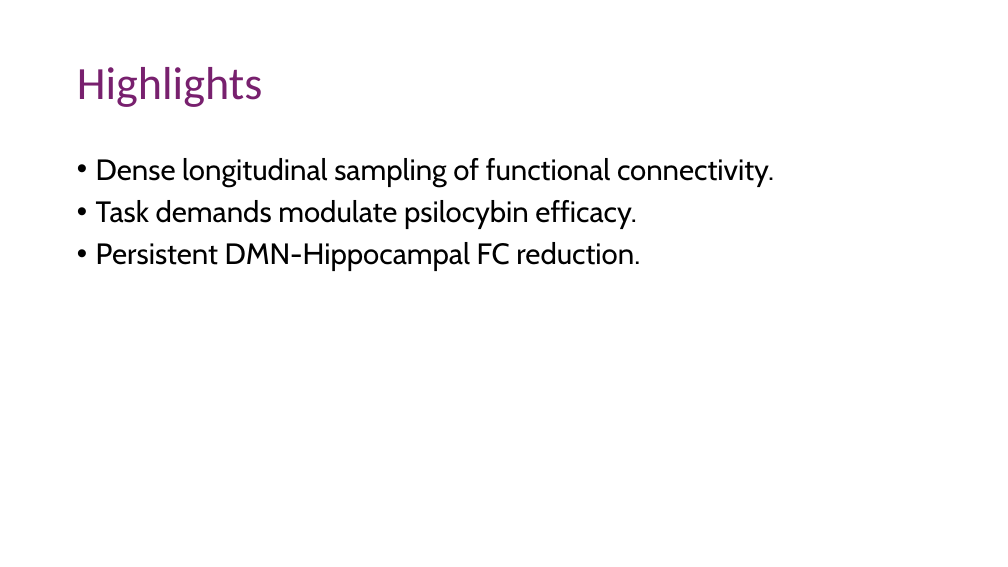
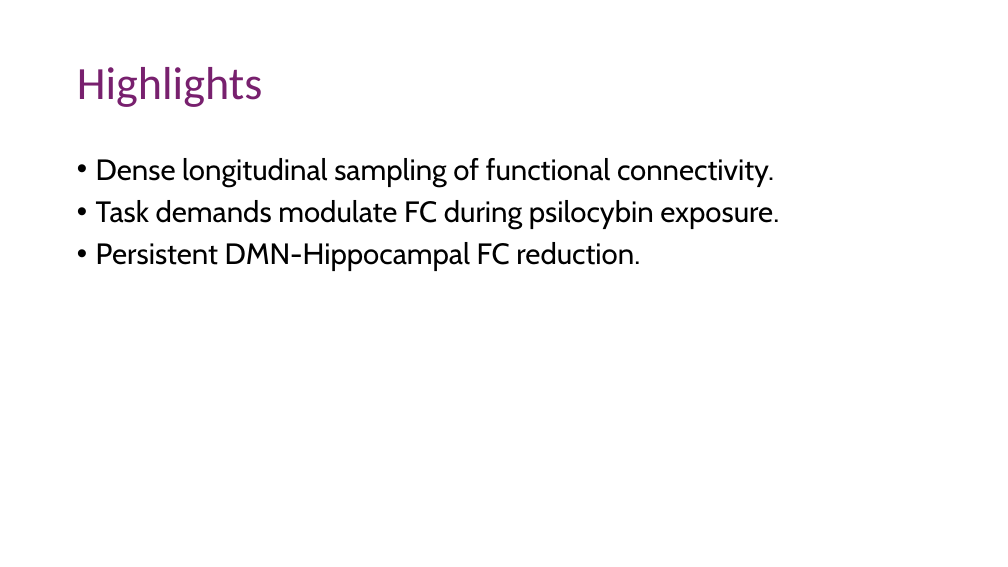
Before and after one commit to nghess/cnjc, a slide deck: slide 2 of psilocybin_fc/siegel_etal_2024.pptx. Drawn at 1008x567 pixels with LibreOffice and Linux fonts; fonts in the diff are those of the drawing. Boxes give left, top, right and bottom in pixels: in the first picture for what was removed or moved away, otherwise in the second. Text is boxed around its words. In the diff, an @@ line names an element or a change of style, - is before the commit and + after.

```diff
--- a/psilocybin_fc/siegel_etal_2024.pptx
+++ b/psilocybin_fc/siegel_etal_2024.pptx
@@ text at [96, 200, 779, 229]: text changed @@
-• Task demands modulate psilocybin efficacy.
+• Task demands modulate FC during psilocybin exposure.
```
Also in this commit, not shown: 5 other slides changed, 12 slides added, 1 slide removed, 9 other files.
